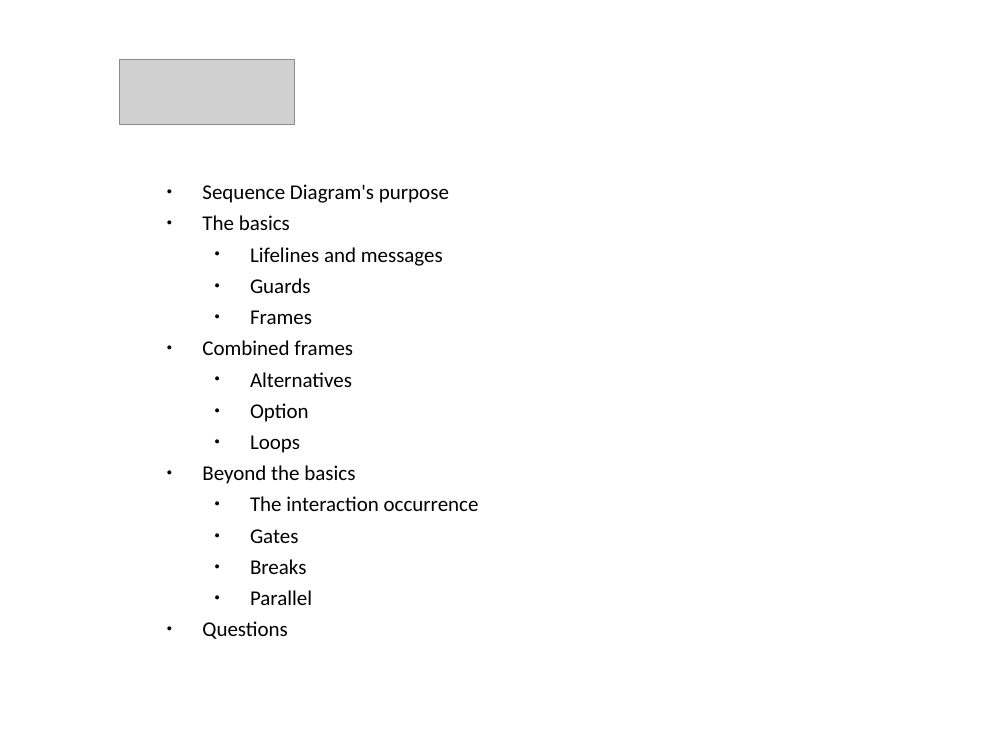
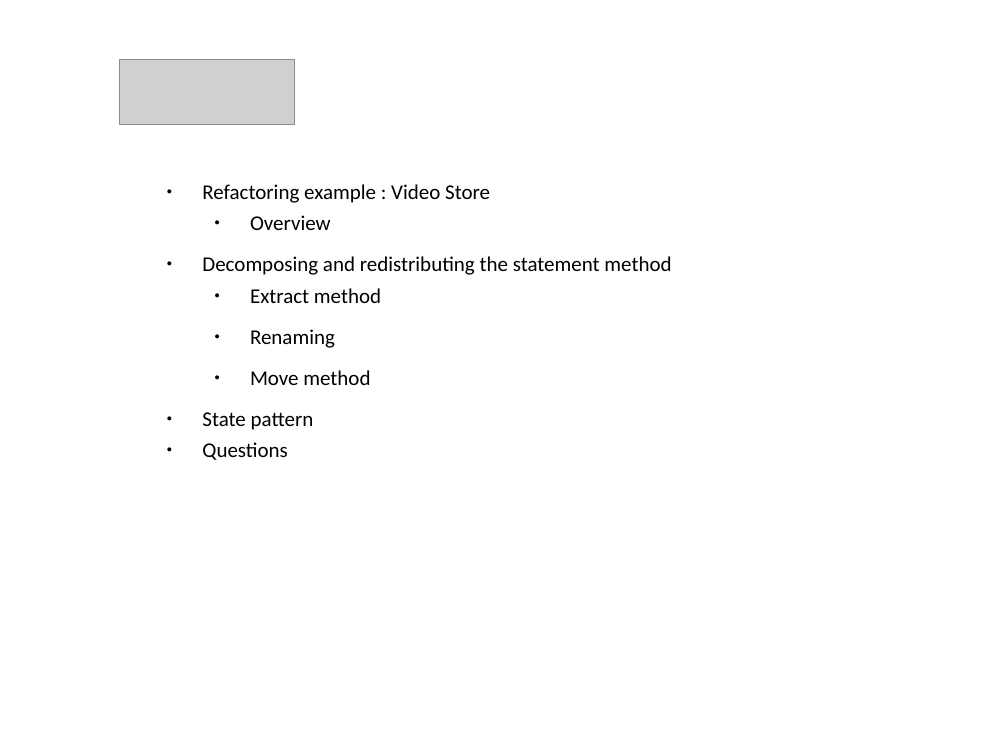
Before and after one commit to mbesutti/Learning-1, a slide deck: slide 2 of Lezione 3/Presentazione_Refactoring.odp. Drawn at 1008x756 pixels with LibreOffice and Linux fonts; fonts in the diff are those of the drawing; grey boxes stand for pictures; background and template pictures are left out. Boxes give left, top, right and bottom in pixels: in the first picture for what was removed or moved away, otherwise in the second. Text is boxed around its words. In the diff, an @@ line names an element or a change of style, - is before the commit and + after.

```diff
--- a/Lezione 3/Presentazione_Refactoring.odp
+++ b/Lezione 3/Presentazione_Refactoring.odp
@@ text at bbox=[202, 184, 671, 430]: text changed @@
-● Sequence Diagram's purpose
-● The basics
-  ● Lifelines and messages
-  ● Guards
-  ● Frames
-● Combined frames
-  ● Alternatives
-  ● Option
-  ● Loops
-● Beyond the basics
-  ● The interaction occurrence
-  ● Gates
-  ● Breaks
-  ● Parallel
+● Refactoring example : Video Store
+  ● Overview
+● Decomposing and redistributing the statement method
+  ● Extract method
+  ● Renaming
+  ● Move method
+● State pattern
```
Also in this commit, not shown: 1 other slide changed, 4 slides added, 1 slide removed.
